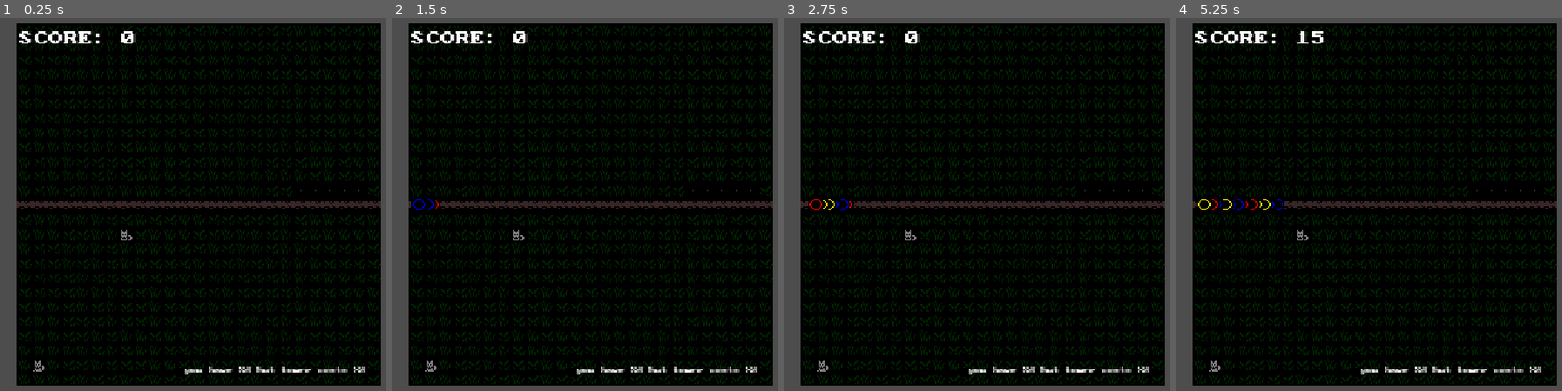
Above: before the commit, frames 1-4 (left to right).
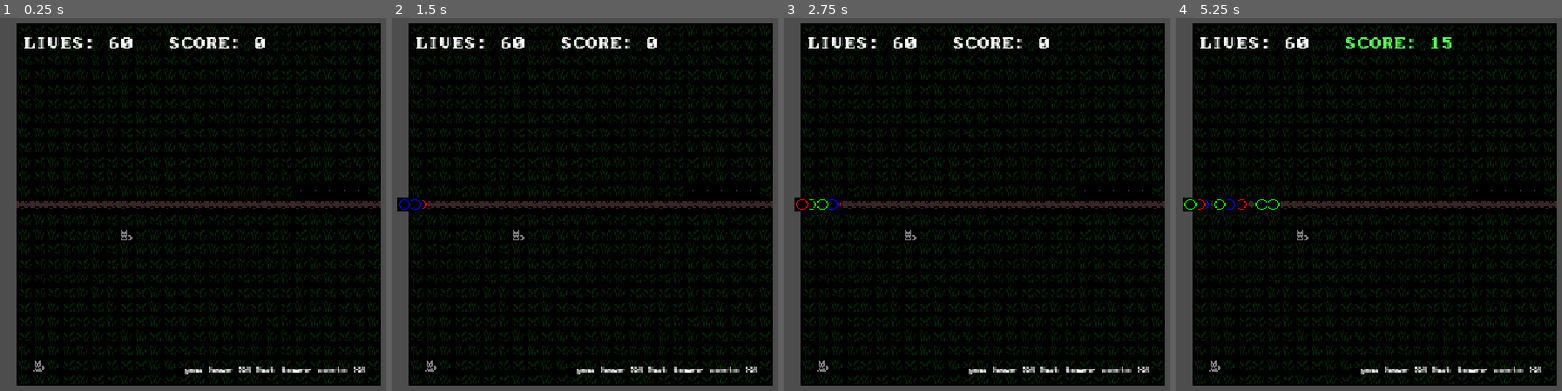
Above: after the commit, the same moments.

Repository: wonderzombie/godot-bubbles-td
Game: Godot game, scene res://assets/main.tscn
The game is run twice, just before and just after one commit, with the same random seed, the same clock (stepped at 60 frames per second) and the same inputs.
Inputs (mouse positions are in pixels of both pictures, inside the frame that each line leads up to):
- Up to frame 1 (0.25 s): no input
- Up to frame 2 (1.5 s): tap Enter at 0.5 s; move the mouse to (743, 185) at 0.52 s; hold 1 (first_balloon) 0.53-1.28 s; click (743, 185) at 0.67 s; tap 2 (second_balloon) at 0.8, 1.35 s; tap Space (next_round) at 1.25 s; move the mouse to (449, 223) at 1.27 s; click (449, 223) at 1.42 s
- Up to frame 3 (2.75 s): tap 3 (third_balloon) at 1.55 s; tap Enter at 2 s; move the mouse to (1054, 118) at 2.02 s; hold 3 (third_balloon) from 2.03 s (still down); click (1054, 118) at 2.17 s; tap 1 (first_balloon) at 2.3 s
- Up to frame 4 (5.25 s): tap Space (next_round) at 2.75 s; move the mouse to (1338, 282) at 2.77 s; release 3 (third_balloon) at 2.78 s; tap 1 (first_balloon) at 2.85, 4.55 s; click (1338, 282) at 2.92 s; tap 2 (second_balloon) at 3.05, 4.35 s; tap Enter at 3.5 s; move the mouse to (outside the picture) at 3.52 s; hold Space (next_round) 3.53-4.28 s; click (outside the picture) at 3.67 s; tap 3 (third_balloon) at 3.8 s; move the mouse to (outside the picture) at 4.27 s; click (outside the picture) at 4.42 s; move the mouse to (1407, 204) at 5.02 s; hold 3 (third_balloon) from 5.03 s (still down); click (1407, 204) at 5.17 s

The runs differ from the first frame. In frame 1, 1.1% of the frame differs, in the area x 4-69%, y 3-9%; in frame 2, 1.4%; in frame 3, 1.4%; in frame 4, 1.6%, in the area x 1-72%, y 3-52%.

Commit message:
adjust speeds, hits, values, et al
basic tower can pop blue but not green before it escapes

Diff:
--- a/assets/main.gd
+++ b/assets/main.gd
@@ -1,53 +1,103 @@
 extends Node2D
 
-var bubbles = [];
-@export var score = 0;
+const DEFAULT_SPEED = 20
+
 var bubbles_spawned = 0;
 
+@export var score = 0;
+@export var lives = 60;
+
 var ghost_tower: DogButton;
+
+var score_twn
+var lives_twn
 
 # Called when the node enters the scene tree for the first time.
 func _ready() -> void:
 	%Toolbar.selected.connect(selected_tower)
-
+	%Lives.text = "LIVES: %d" % lives
 
 
 func _unhandled_key_input(event: InputEvent) -> void:
 	var color = Color.TRANSPARENT
+	var speed = DEFAULT_SPEED
+	var hits = 1
+
 	if event.is_action_pressed("next_round"):
 		pass
 	elif event.is_action_pressed("first_balloon"):
 		color = Color.RED
+		speed = DEFAULT_SPEED
 	elif event.is_action_pressed("second_balloon"):
 		color = Color.BLUE
+		speed = DEFAULT_SPEED * 0.95
+		hits = 2
 	elif event.is_action_pressed("third_balloon"):
-		color = Color.YELLOW
+		color = Color.GREEN
+		speed = DEFAULT_SPEED * 0.80
+		hits = 3
 	else:
 		return
+
+	var value = 5 + (5 * (hits + 1))
 
 	var start_wp: Marker2D = %Waypoints.get_child(0);
 	var end_wp: Marker2D = %Waypoints.get_child(-1);
 	prints("start is %s and end is %s" % [start_wp, end_wp])
 
-	var new_bubble = %Bubble.duplicate();
+	var new_bubble: Bubble = %Bubble.duplicate();
 
 	new_bubble.position = start_wp.position;
 	new_bubble.destination = end_wp.position;
+	new_bubble.speed = speed;
+	new_bubble.modulate = color;
+	new_bubble.value = value;
+	new_bubble.num_hits = hits;
 
 	%Map.add_child(new_bubble);
-	self.bubbles.push_front(new_bubble);
 
 	new_bubble.pop.connect(adjust_score)
+	new_bubble.escaped.connect(adjust_lives)
+
 	new_bubble.visible = true;
 	bubbles_spawned += 1
 	new_bubble.name = "bubble%d" % bubbles_spawned
-	new_bubble.start(color)
+	new_bubble.start()
 
 
-func adjust_score(award: int) -> void:
-	score += award
+func adjust_score(value: int) -> void:
+	score += value
 	prints("score is now", score)
+
 	%Score.text = "SCORE: %s" % score
+
+	if self.score_twn:
+		self.score_twn.kill()
+
+	if value > 0:
+		%Score.modulate = Color.GREEN
+		self.score_twn = create_tween()
+		self.score_twn.tween_property(%Score, "modulate", Color.WHITE, 1)
+	elif value < 0:
+		%Score.modulate = Color.GOLD
+		self.score_twn = create_tween()
+		self.score_twn.tween_property(%Score, "modulate", Color.WHITE, 1)
+
+func adjust_lives(bubble: Bubble, value: int) -> void:
+	prints("adjust lives:", value)
+	var adjusted_penalty = value / 5
+	lives -= adjusted_penalty
+	bubble.set_process_mode(PROCESS_MODE_DISABLED)
+	bubble.visible = false
+	bubble.queue_free()
+	%Lives.text = "LIVES: %d" % lives
+	%Lives.modulate = Color.RED
+
+	if self.lives_twn:
+		self.lives_twn.kill()
+
+	self.lives_twn = create_tween()
+	self.lives_twn.tween_property(%Lives, "modulate", Color.WHITE, 1)
 
 func selected_tower(sprite: DogButton) -> void:
 	match sprite.name:
--- a/assets/main.tscn
+++ b/assets/main.tscn
@@ -23,11 +23,13 @@
 
 [node name="Map" type="TileMapLayer" parent="." unique_id=1998858237]
 unique_name_in_owner = true
+clip_children = 1
 tile_map_data = PackedByteArray("AAAXAAAAAAAQAAUAAAAXAAEAAAAPAAUAAAAYAAAAAAAPAAUAAAAYAAEAAAAQAAUAAAAAAAAAAAAQAAUAAAAAAA …(9920 unchanged characters)…
 tile_set = ExtResource("1_db5cl")
 
 [node name="Dog1" parent="Map" unique_id=1369491177 instance=ExtResource("3_fphxj")]
 position = Vector2(90, 174)
+attack_speed = 2.0
 
 [node name="Bubble" type="Sprite2D" parent="Map" unique_id=186762047 groups=["bubbles"]]
 unique_name_in_owner = true
@@ -46,10 +48,10 @@
 unique_name_in_owner = true
 
 [node name="Start" type="Marker2D" parent="Map/Waypoints" unique_id=1575885150]
-position = Vector2(6, 150)
+position = Vector2(-6, 150)
 
 [node name="End" type="Marker2D" parent="Map/Waypoints" unique_id=1698997651]
-position = Vector2(294, 150)
+position = Vector2(306, 150)
 
 [node name="Camera2D" type="Camera2D" parent="Map" unique_id=749430051]
 position = Vector2(150, 150)
@@ -57,13 +59,24 @@
 
 [node name="Score" type="Label" parent="." unique_id=975444234]
 unique_name_in_owner = true
-offset_left = 2.0
-offset_top = 2.0
-offset_right = 71.0
-offset_bottom = 25.0
+offset_left = 126.0
+offset_top = 6.0
+offset_right = 222.0
+offset_bottom = 29.0
 theme_override_fonts/font = ExtResource("8_tkxyu")
-theme_override_font_sizes/font_size = 12
+theme_override_font_sizes/font_size = 10
 text = "SCORE: 0"
+vertical_alignment = 1
+
+[node name="Lives" type="Label" parent="." unique_id=147071282]
+unique_name_in_owner = true
+offset_left = 6.0
+offset_top = 6.0
+offset_right = 102.0
+offset_bottom = 29.0
+theme_override_fonts/font = ExtResource("8_tkxyu")
+theme_override_font_sizes/font_size = 10
+text = "LIVES: 0"
 vertical_alignment = 1
 
 [node name="Toolbar" type="Node2D" parent="." unique_id=903080080]
--- a/scripts/bubble.gd
+++ b/scripts/bubble.gd
@@ -1,6 +1,7 @@
 class_name Bubble extends Sprite2D
 
 signal pop(award: int)
+signal escaped(myself: Bubble, penalty: int)
 
 @export var speed: float = 20
 @export var value: int = 5
@@ -8,11 +9,12 @@
 
 var destination: Vector2;
 var movement_tween: Tween
+var escaped_tween: Tween
 var random_colors: Array[Color] = [
 	Color.RED,
 	#Color.ORANGE,
-	Color.YELLOW,
-	#Color.GREEN,
+	#Color.YELLOW,
+	Color.GREEN,
 	Color.BLUE,
 	#Color.INDIGO,
 	#Color.VIOLET,
@@ -26,28 +28,26 @@
 	var collision_area: Area2D = get_node("Area2D")
 	collision_area.area_entered.connect(get_hit)
 
+	self.escaped_tween = create_tween()
+	escaped_tween.tween_callback(self.check_escaped)
+	escaped_tween.tween_interval(0.5)
+	escaped_tween.set_loops()
 
 # Called every frame. 'delta' is the elapsed time since the previous frame.
-func start(color_override: Color = Color.TRANSPARENT) -> void:
-	var color = color_override
-
-	if color_override != Color.TRANSPARENT:
-		color = color_override
-	else:
+func start() -> void:
+	if self.modulate == Color.WHITE:
 		var choice = randi() % len(random_colors)
-		color = random_colors[choice]
-
-	self.modulate = color
-
-	match color:
-		Color.RED:
-			num_hits = 1
-		Color.BLUE:
-			num_hits = 2
-		Color.YELLOW:
-			num_hits = 3
-
-	self.value = 5 + (5 * (num_hits + 1))
+		self.modulate = random_colors[choice]
+		match self.modulate:
+			Color.RED:
+				num_hits = 1
+				speed = 20
+			Color.BLUE:
+				num_hits = 2
+				speed = 20 * 0.95
+			Color.GREEN:
+				num_hits = 3
+				speed = 20 * 0.8
 
 	self.movement_tween = create_tween()
 	self.movement_tween.tween_property(self, "position", destination, self.speed).from_current()
@@ -78,3 +78,7 @@
 	hit.set_loops(20)
 	hit.tween_property(self, "modulate:a", 0.0, 0.5)
 	hit.tween_callback(self.queue_free)
+
+func check_escaped() -> void:
+	if self.position == destination:
+		self.escaped.emit(self, value)
--- a/scripts/tower_dog.gd
+++ b/scripts/tower_dog.gd
@@ -6,6 +6,7 @@
 var detection_area: Area2D
 
 @export var detection_radius: int = 36
+@export var attack_cooldown: float = 2.05
 
 # Called when the node enters the scene tree for the first time.
 func _ready() -> void:
@@ -25,7 +26,7 @@
 func init_attack_cycle() -> void:
 	self.attack_tween = create_tween()
 	self.attack_tween.tween_callback(try_throw_rock as Callable)
-	self.attack_tween.tween_interval(2.25)
+	self.attack_tween.tween_interval(self.attack_cooldown)
 	self.attack_tween.set_loops()
 
 func enemy_lost(lost: Area2D) -> void:
